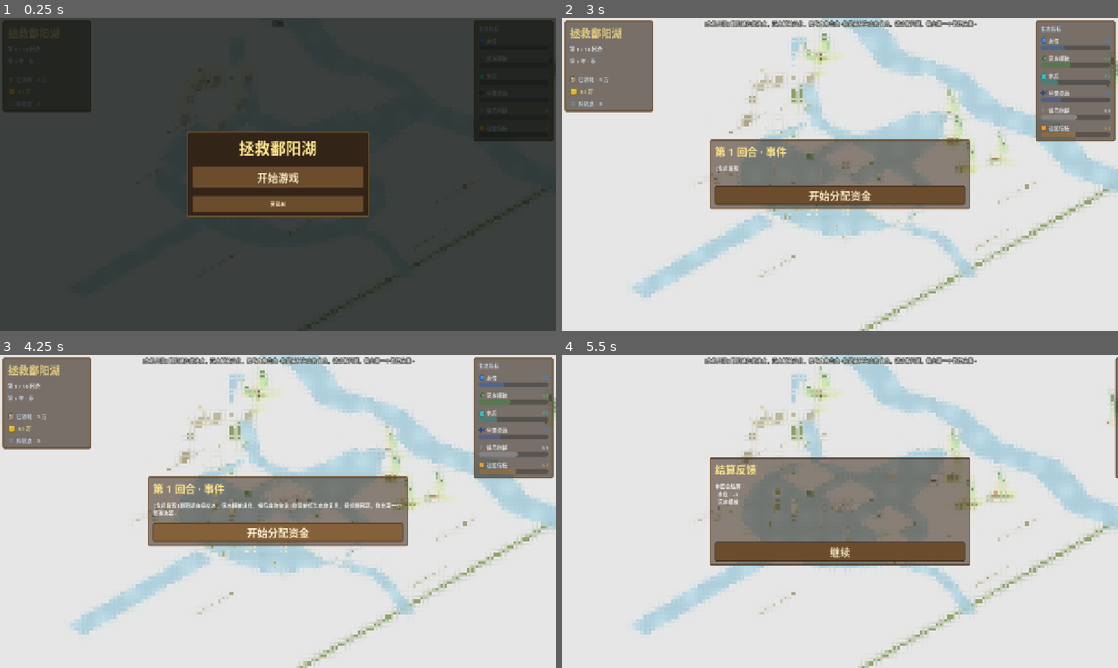
Above: before the commit, frames 1-4 (two rows, left to right).
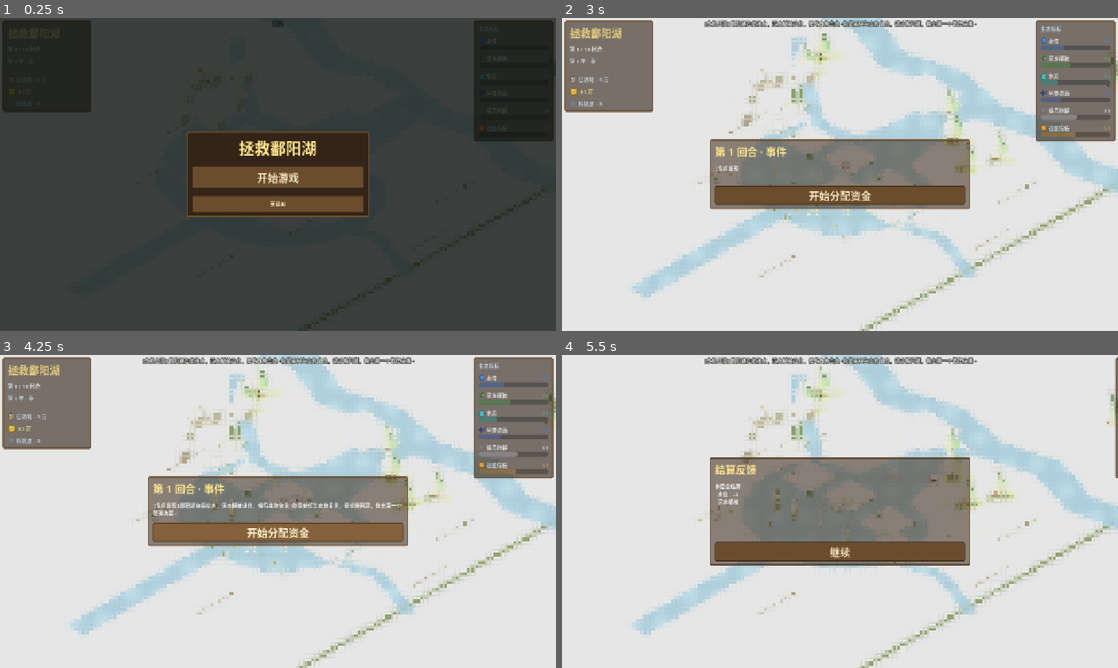
Above: after the commit, the same moments.

Repository: JoKanshin/poyanghu
Game: Godot game, scene res://scenes/main.tscn
The game is run twice, just before and just after one commit, with the same random seed, the same clock (stepped at 60 frames per second) and the same inputs.
Inputs (mouse positions are in pixels of both pictures, inside the frame that each line leads up to):
- Up to frame 1 (0.25 s): no input
- Up to frame 2 (3 s): click "开始游戏" at 0.5 s; click "简单模式" at 1.25 s; click (840, 168) at 2.02 s; type "12" at 2.1 s; click "开始游戏" at 2.75 s
- Up to frame 3 (4.25 s): click "开始分配资金" at 3.5 s
- Up to frame 4 (5.5 s): click "开始分配资金" at 4.25 s; click "结束本回合 ▶" at 5 s

The runs differ from the first frame. In frame 2, 0.2% of the frame differs, in the area x 35-75%, y 28-66%; in frame 3, 0.2%; in frame 4, less than 0.1%.

Commit message:
fix: 湖河重叠加大(入江水道伸入长江+赣江伸入湖体)

Diff:
--- a/scripts/main.gd
+++ b/scripts/main.gd
@@ -216,15 +216,15 @@
 func _build_lake_shape(parent: Node3D) -> void:
 	# 鄱阳湖轮廓（XZ 平面多边形，北为 -z，南为 +z；北窄为入江水道，南宽为主湖区）
 	var outline: PackedVector2Array = [
-		Vector2(-2.0, -14.0), Vector2(2.0, -14.0),
-		Vector2(2.4, -11.0), Vector2(2.8, -8.0), Vector2(3.4, -5.5),
+		Vector2(-2.0, -15.5), Vector2(2.0, -15.5),
+		Vector2(2.4, -11.5), Vector2(2.8, -8.0), Vector2(3.4, -5.5),
 		Vector2(6.5, -5.0), Vector2(8.5, -3.0), Vector2(9.4, 0.0),
 		Vector2(9.0, 3.0), Vector2(7.6, 5.5),
 		Vector2(5.8, 7.6), Vector2(3.4, 8.4), Vector2(0.0, 8.9),
 		Vector2(-3.4, 8.4), Vector2(-5.8, 7.6),
 		Vector2(-7.6, 5.5), Vector2(-9.0, 3.0), Vector2(-9.4, 0.0),
 		Vector2(-8.5, -3.0), Vector2(-6.5, -5.0),
-		Vector2(-3.4, -5.5), Vector2(-2.8, -8.0), Vector2(-2.4, -11.0),
+		Vector2(-3.4, -5.5), Vector2(-2.8, -8.0), Vector2(-2.4, -11.5),
 	]
 	lake_mesh = _make_flat_polygon(outline, 0.08, lake_mat)
 	lake_mesh.name = "PoyangLake"
@@ -268,7 +268,7 @@
 
 	# 赣江：南侧，自南向北注入湖体南部（第一大支流，与长江近垂直）
 	var gan_center := PackedVector2Array([
-		Vector2(0.0, 8.0), Vector2(0.0, 13.0), Vector2(0.0, 18.0), Vector2(0.0, 22.0),
+		Vector2(0.0, 6.0), Vector2(0.0, 13.0), Vector2(0.0, 18.0), Vector2(0.0, 22.0),
 	])
 	var gan := _make_flat_polygon(_river_outline(gan_center, 1.8), 0.08, lake_mat)
 	gan.name = "GanRiver"
